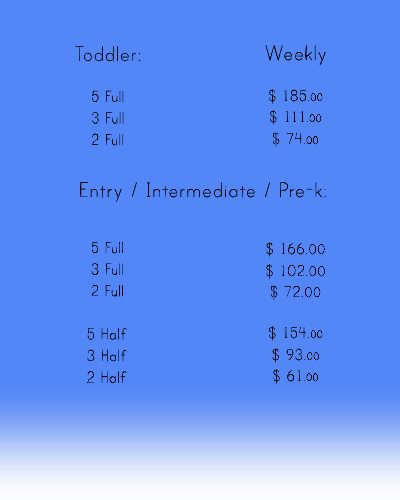
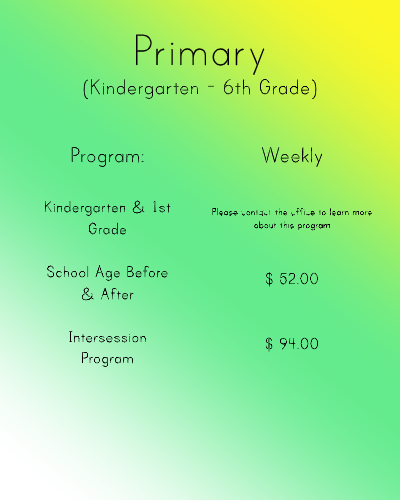
Before/after of a 400x500 layered artwork. What changed in the layer stack:
showed group "primary" (4 layers) over [0, 0, 400, 500]
painted on "Layer 1 copy" over [0, 0, 400, 500]
hid group "toddler" (5 layers) over [0, 0, 400, 500]
painted on "Layer 1" over [0, 0, 400, 500]
